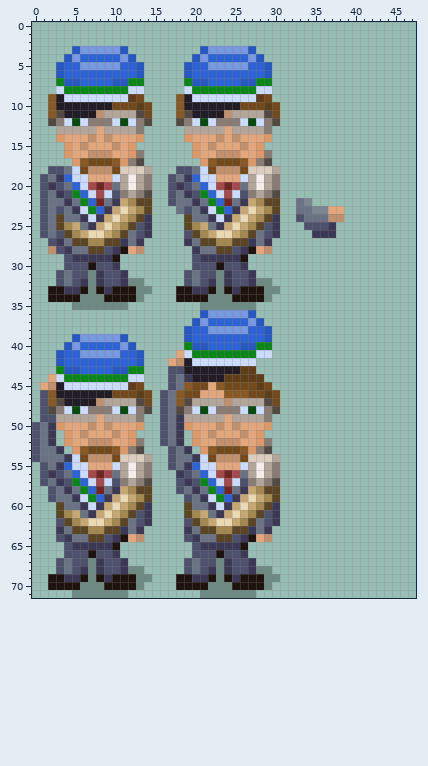
One commit to this sprite sheet: src/game/sprites/data/cfe-ksv-karl.png. Above: the version before the commit.
The file is 48x72 pixels.
New version:
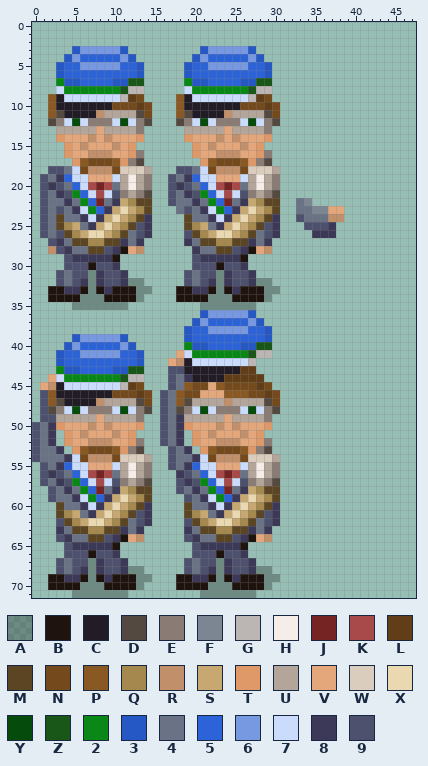
Palette (. is transparent): A #00000046  B #1f130f  C #221c26  D #544940  E #8a7c75  F #7c8692  G #bbb6b3  H #f7ede8  J #762323  K #a84a4a  L #613e18  M #5c4522  N #744a1c  P #8a5822  Q #a5884e  R #c28f6b  S #c7a871  T #df9968  U #b3a599  V #e3a77b  W #dbcdbd  X #ead8b1  Y #054c0c  Z #185717  2 #098717  3 #2658c5  4 #697385  5 #2d63d8  6 #7799e2  7 #cbdbfc  8 #3c3857  9 #4d516d
Difference:
@@ x 9..31 @@
  6 55553.....35555555553..
- 7 53322.....23355553322..
- 8 22277.....72222222277..
- 9 777LN....PC77777777LN..
+ 7 533ZZ.....233555533ZZ..
+ 8 22ZGG.....72222222ZGG..
+ 9 77GLN....PC7777777GLN..
 10 CNNNLN...PCCCCCCCNNNLN.
@@ x 9..31 @@
 39 663.......35555555553..
-40 5563......23355553322..
-41 66553....V72222222277..
-42 55553...VRC77777777....
-43 53322...99CCCCCCCLL....
-44 22277...948CCCCLLLLL...
-45 777LN...94PNNVPNNNNLN..
+40 5563......233555533ZZ..
+41 66553....V72222222ZGG..
+42 55553...VRC7777777G....
+43 533ZZ...99CCCCCCCLL....
+44 22ZGG...948CCCCLLLLL...
+45 77GLN...94PNNVPNNNNLN..
 46 CNNNLN.94PNNVVVPPPNNLN.
